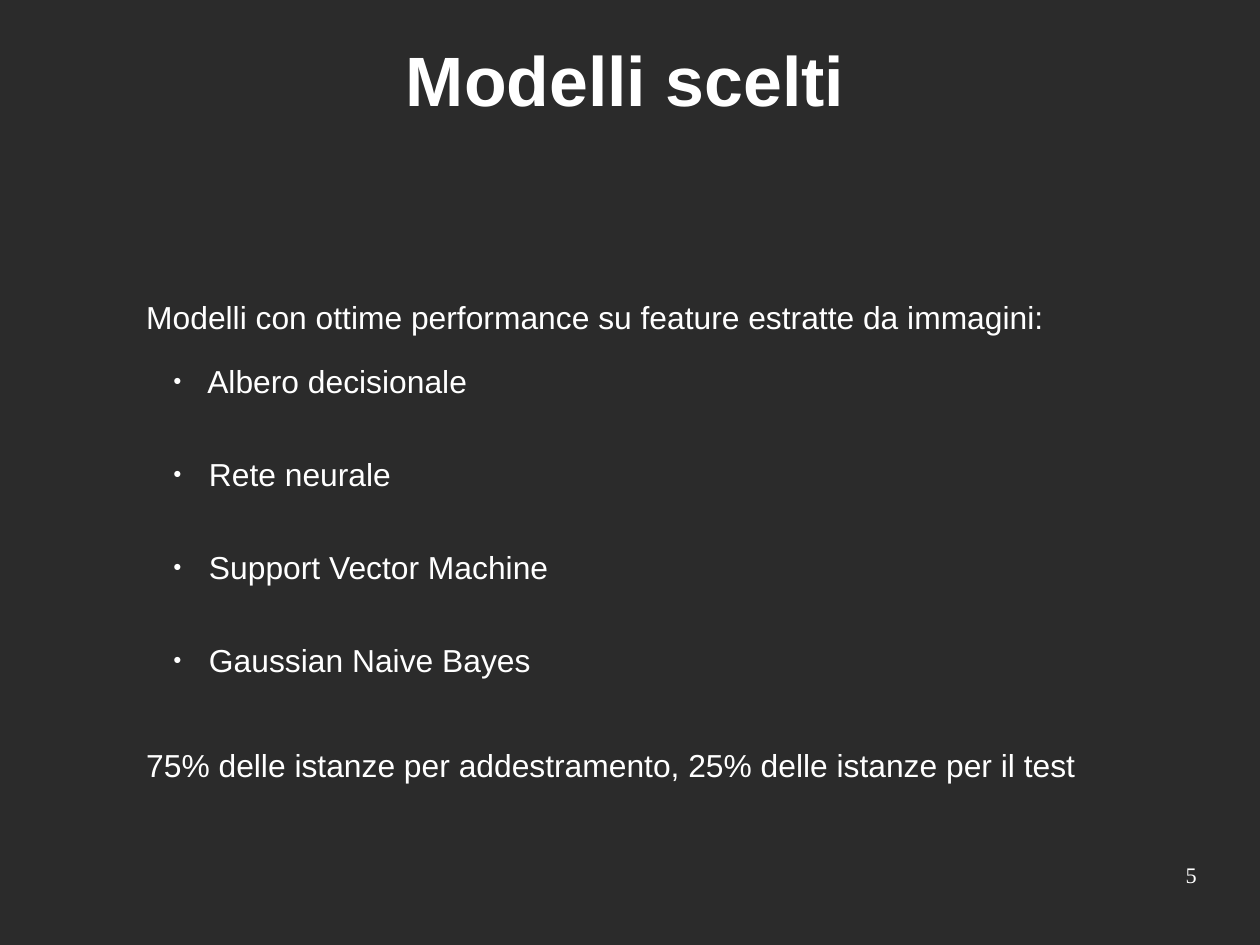
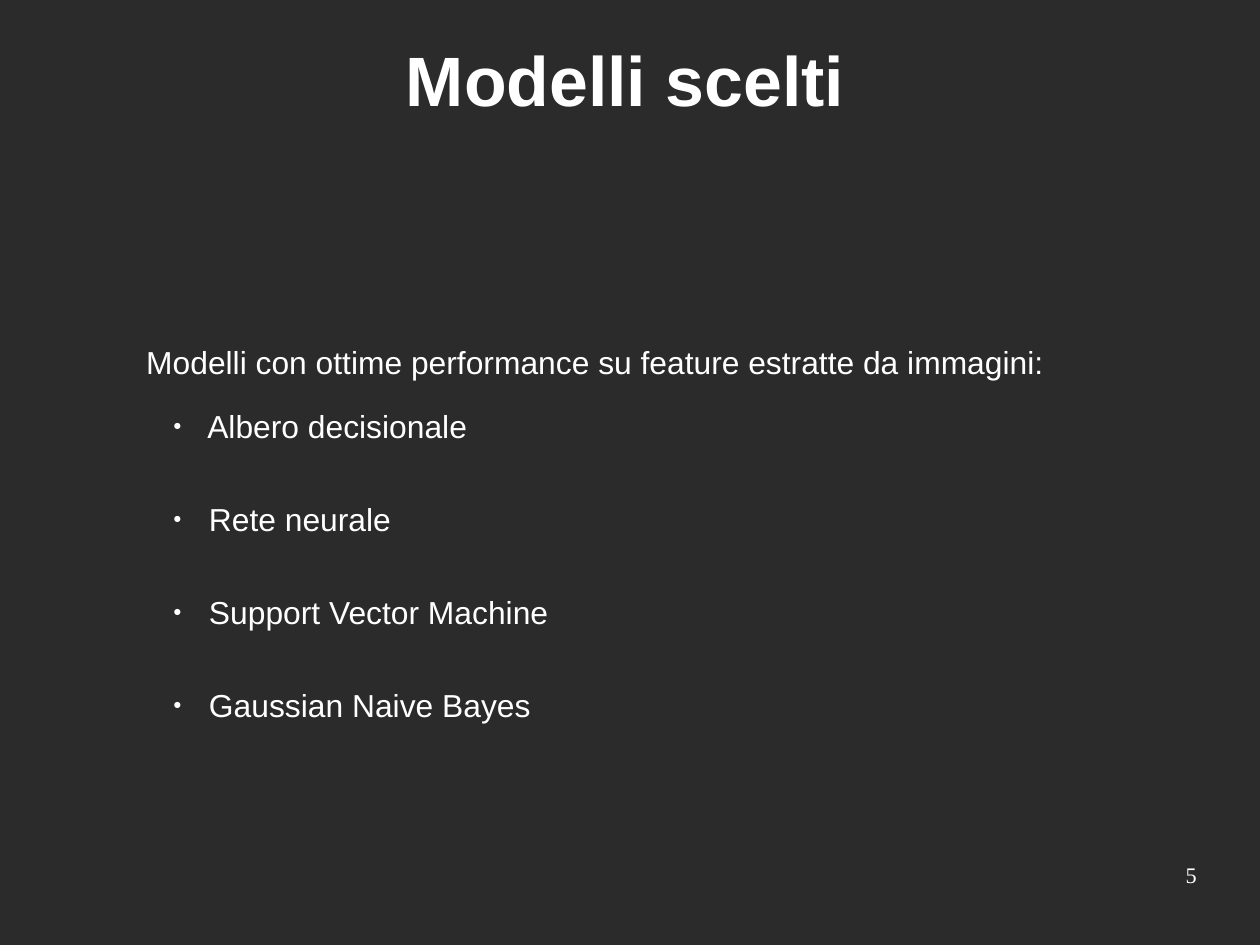
Before and after one commit to mattia010/dry_beans_ML, a slide deck: slide 5 of report/presentation_slides.odp. Drawn at 1260x945 pixels with LibreOffice and Linux fonts; fonts in the diff are those of the drawing; background and template pictures are left out; a plain dark background stands for a picture behind light text. Boxes give left, top, right and bottom in pixels: in the first picture for what was removed or moved away, otherwise in the second. Text is boxed around its words. In the diff, an @@ line names an element or a change of style, - is before the commit and + after.

```diff
--- a/report/presentation_slides.odp
+++ b/report/presentation_slides.odp
@@ text "Modelli con ottime performance su ...": place and size @@
-text "Modelli con ottime performance su ..." at <box>146,306,1075,783</box>
+text "Modelli con ottime performance su ..." at <box>146,351,1043,722</box>
@@ text at <box>146,754,1075,783</box>: paragraph removed @@
-75% delle istanze per addestramento, 25% delle istanze per il test
```
Also in this commit, not shown: 8 other slides changed, 1 slide removed, 9 other files.
